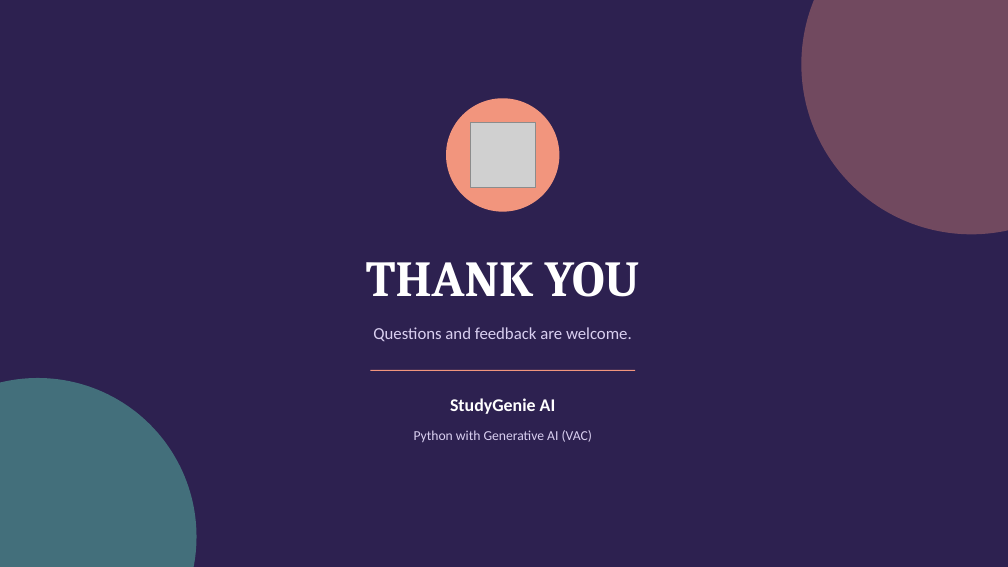
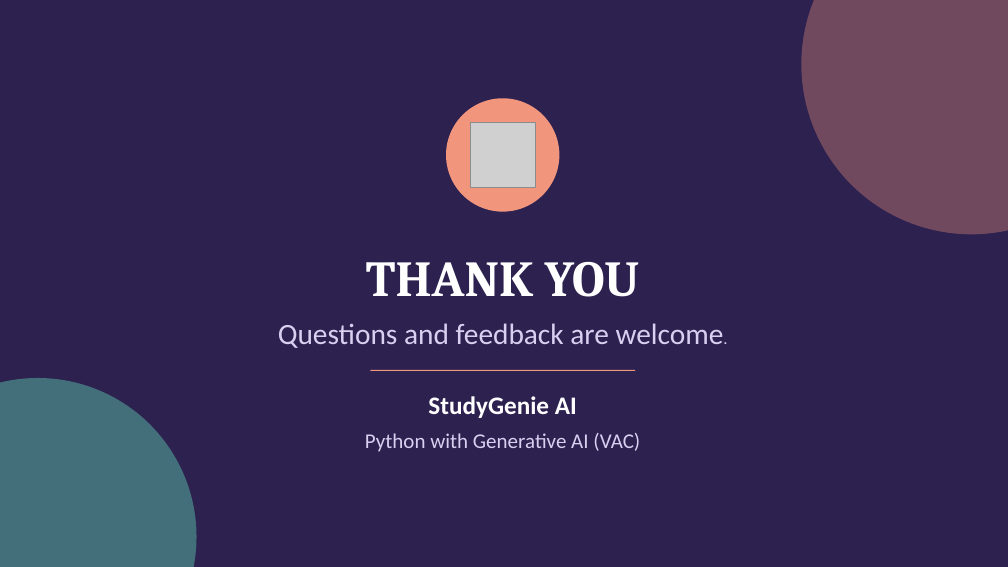
Before and after one commit to Preetha2426/StudyGenie-AI, a slide deck: slide 8 of StudyGenieAI.pptx. Drawn at 1008x567 pixels with LibreOffice and Linux fonts; fonts in the diff are those of the drawing; grey boxes stand for pictures. Boxes give left, top, right and bottom in pixels: in the first picture for what was removed or moved away, otherwise in the second. Text is boxed around its words. In the diff, an @@ line names an element or a change of style, - is before the commit and + after.

```diff
--- a/StudyGenieAI.pptx
+++ b/StudyGenieAI.pptx
@@ text "Questions and feedback are welcome." at (278,323,724,348): size 16 to 28 pt @@
@@ text "StudyGenie AI" at (428,396,577,418): size 17 to 24 pt @@
@@ text "Python with Generative AI (VAC)" at (365,433,640,452): size 13 to 20 pt @@
```
Also in this commit, not shown: 7 other slides changed, 1 other file.
